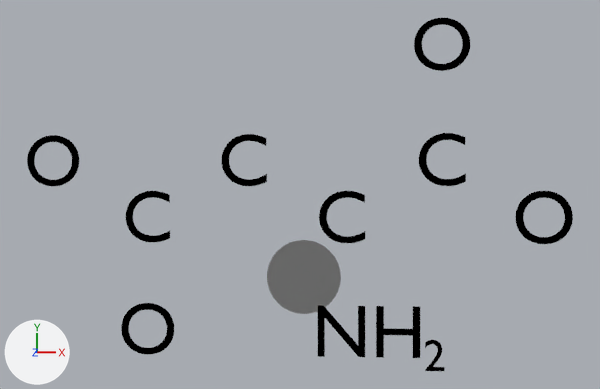
One commit to the Blender file untitled.blend: the scene before it, then after it.
Rendered twice from a camera (50 mm lens) standing at (0.43, 0.56, 5.56) and looking at (-0.02, 0.56, -0.03). The axes (+X, +Y, +Z) are drawn at lower left. The lights are the same throughout. The picture after the commit comes second.

The scene before the commit, as lines of its bpy script (objects in view):
```python
ob_a11aspartate = bpy.data.objects.new('a11aspartate', txt_a11aspartate_002)
ob_a11aspartate.location = (-0.384, 0.782, 0.0)
ob_a13aspartate = bpy.data.objects.new('a13aspartate', txt_a13aspartate_002)
ob_a13aspartate.location = (-1.044, 0.401, 0.0)
ob_a5aspartate = bpy.data.objects.new('a5aspartate', txt_a5aspartate_002)
ob_a5aspartate.location = (0.935, 0.782, 0.0)
ob_a7aspartate = bpy.data.objects.new('a7aspartate', txt_a7aspartate_002)
ob_a7aspartate.location = (0.275, -0.36, 0.0)
ob_a9aspartate = bpy.data.objects.new('a9aspartate', txt_a9aspartate_002)
ob_a9aspartate.location = (0.275, 0.401, 0.0)
# also in view: 'a7aspartate_H' at (0.63, -0.35, 0.0); 'a15aspartate' at (-1.06, -0.35, 0.0); 'a19aspartate10.1793_Halo' at (0.0, 0.0, -0.05); 'a17aspartate' at (-1.72, 0.79, 0.0); 'a13aspartate8.20085_Halo' at (0.0, 0.0, -0.05)
```
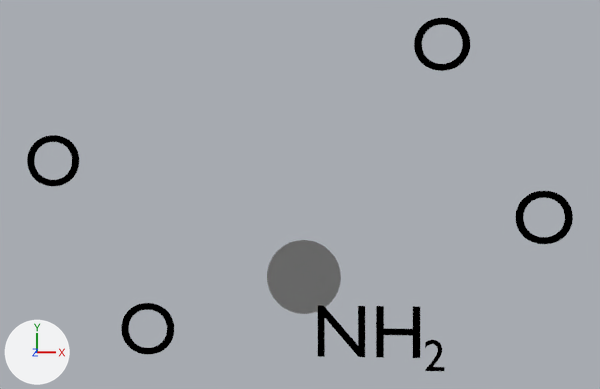
Where the change shows, as pixel boxes (x1, y1, x2, y2) in the pictures (600 x 389 px):
'a5aspartate', hidden (black)
    before: (419, 133, 466, 186)
'a9aspartate', hidden (black)
    before: (319, 191, 365, 243)
'a11aspartate', hidden (black)
    before: (222, 134, 267, 186)
'a13aspartate', hidden (black)
    before: (126, 191, 170, 242)
'a21aspartate10.8388_Halo', unchanged, uncovered by the edit
    after: (267, 240, 341, 314)
'a13aspartate8.20085_Halo', unchanged, covered by the edit
    before: (267, 240, 341, 314)
'a19aspartate10.1793_Halo', unchanged, covered by the edit
    before: (270, 243, 338, 311)

The change, as a diff of the scene's bpy script:
```diff
--- a/untitled.blend.py
+++ b/untitled.blend.py
@@ ob_a11aspartate @@
 ob_a11aspartate.location = (-0.384, 0.782, 0.0)
+ob_a11aspartate.hide_set(True)  # its collection is switched off
@@ ob_a13aspartate @@
 ob_a13aspartate.location = (-1.044, 0.401, 0.0)
+ob_a13aspartate.hide_set(True)  # its collection is switched off
@@ ob_a5aspartate @@
 ob_a5aspartate.location = (0.935, 0.782, 0.0)
+ob_a5aspartate.hide_set(True)  # its collection is switched off
@@ ob_a9aspartate @@
 ob_a9aspartate.location = (0.275, 0.401, 0.0)
+ob_a9aspartate.hide_set(True)  # its collection is switched off
```
